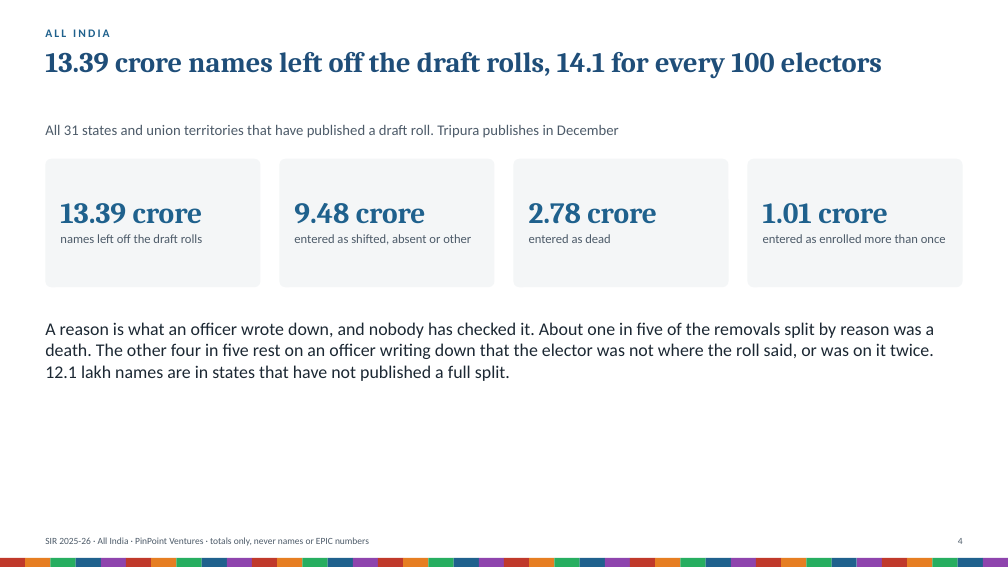
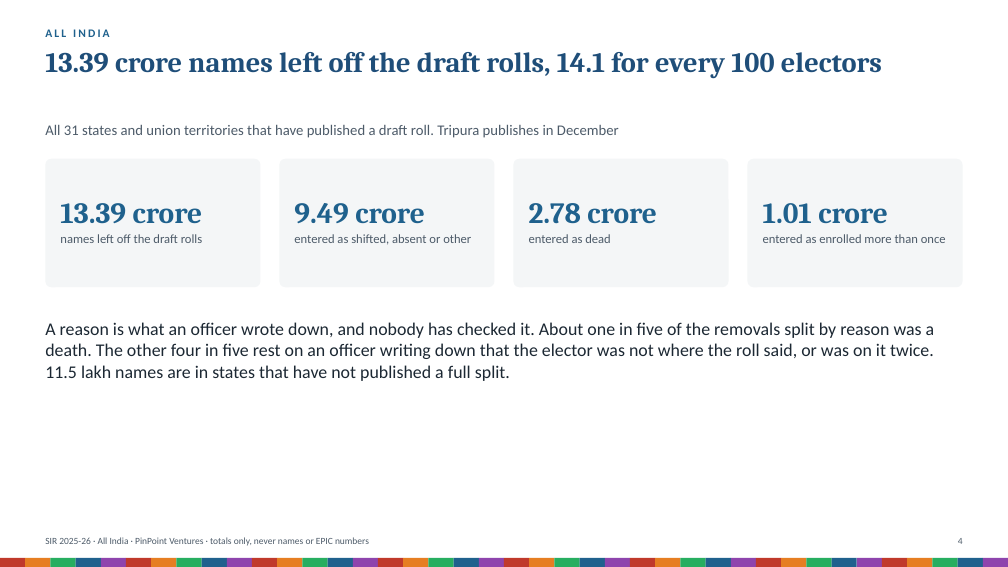
Before and after one commit to Varnasr/INDIA-DATA, a slide deck: slide 4 of reports/sir-india-deck.pptx. Drawn at 1008x567 pixels with LibreOffice and Linux fonts; fonts in the diff are those of the drawing. Boxes give left, top, right and bottom in pixels: in the first picture for what was removed or moved away, otherwise in the second. Text is boxed around its words. In the diff, an @@ line names an element or a change of style, - is before the commit and + after.

```diff
--- a/reports/sir-india-deck.pptx
+++ b/reports/sir-india-deck.pptx
@@ text at (x1=294, y1=203, x2=425, y2=223): text changed @@
-9.48 crore
+9.49 crore
@@ text at (x1=45, y1=322, x2=935, y2=381): text changed @@
-A reason is what an officer wrote down, and nobody has checked it. About one in five of the removals split by reason was a death. The other four in five rest on an officer writing down that the elector was not where the roll said, or was on it twice. 12.1 lakh names are in states that have not published a full split.
+A reason is what an officer wrote down, and nobody has checked it. About one in five of the removals split by reason was a death. The other four in five rest on an officer writing down that the elector was not where the roll said, or was on it twice. 11.5 lakh names are in states that have not published a full split.
```
Also in this commit, not shown: 8 other slides changed, 30 other files.
